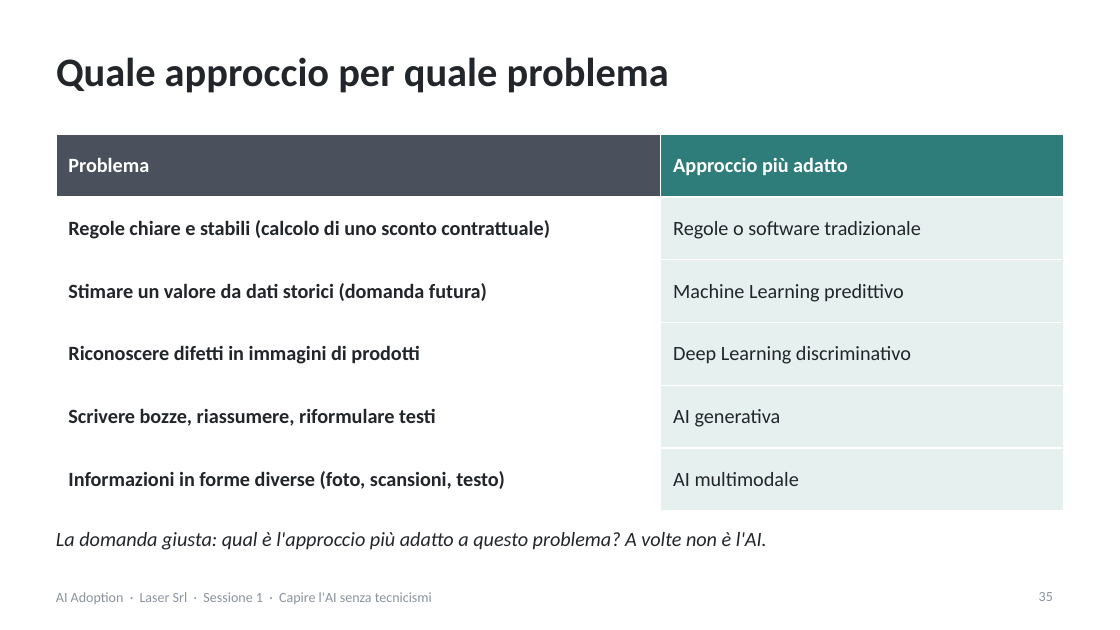
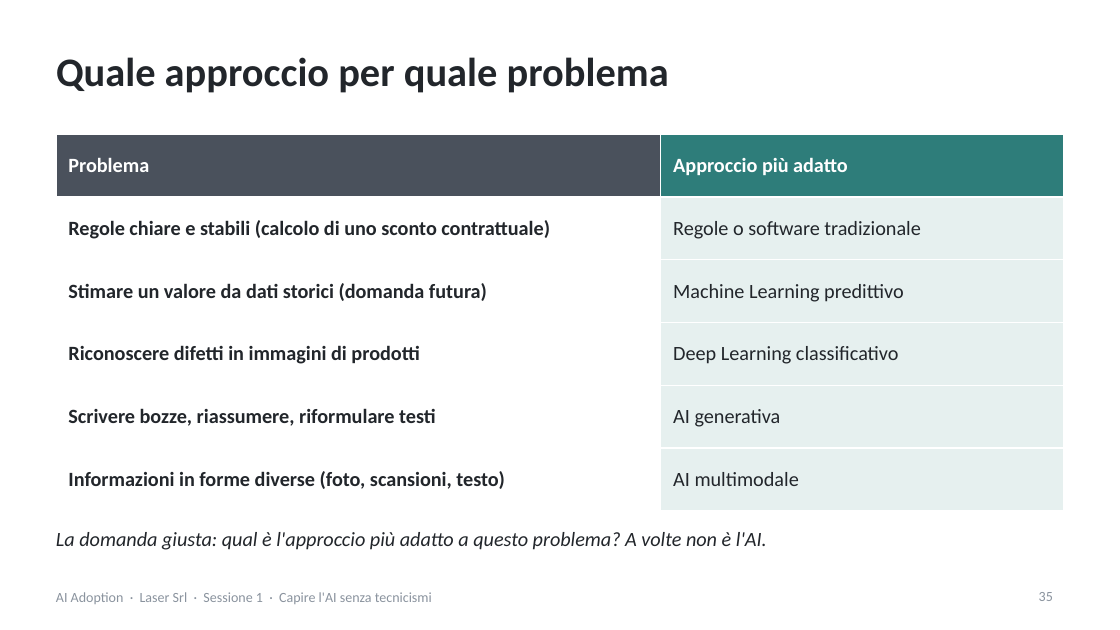
Before and after one commit to NetAi-IT/Formazione-AI-Literacy-Official, a slide deck: slide 35 of Formazioni/2026-10_LaserSrl_AI_Adoption/slide/Sessione1_slide_nuove_Laser.pptx. Drawn at 1120x630 pixels with LibreOffice and Linux fonts; fonts in the diff are those of the drawing. Boxes give left, top, right and bottom in pixels: in the first picture for what was removed or moved away, otherwise in the second. Text is boxed around its words. In the diff, an @@ line names an element or a change of style, - is before the commit and + after.

```diff
--- a/Formazioni/2026-10_LaserSrl_AI_Adoption/slide/Sessione1_slide_nuove_Laser.pptx
+++ b/Formazioni/2026-10_LaserSrl_AI_Adoption/slide/Sessione1_slide_nuove_Laser.pptx
@@ table at (x1=56, y1=134, x2=1064, y2=511) @@
-row 4, column 2: Deep Learning discriminativo
+row 4, column 2: Deep Learning classificativo
```
Also in this commit, not shown: 13 other slides changed, 1 slide added, 2 other files.
